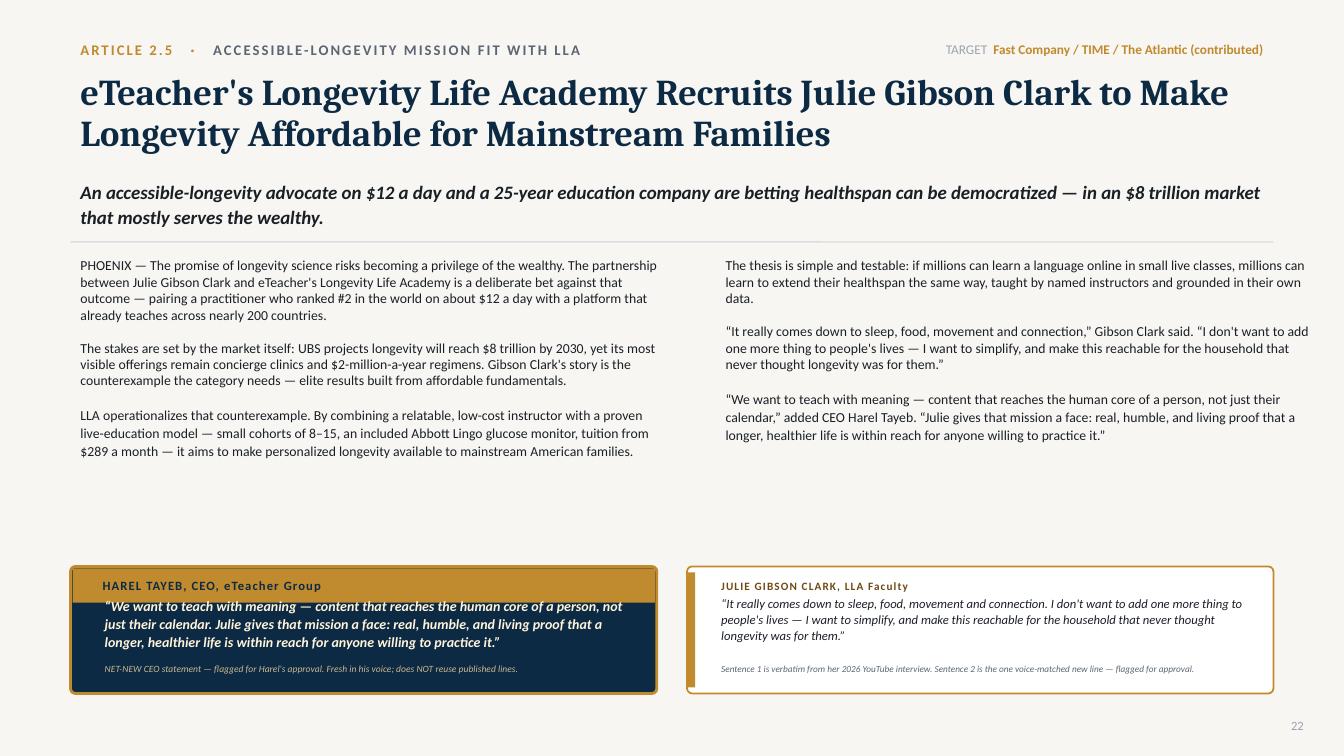
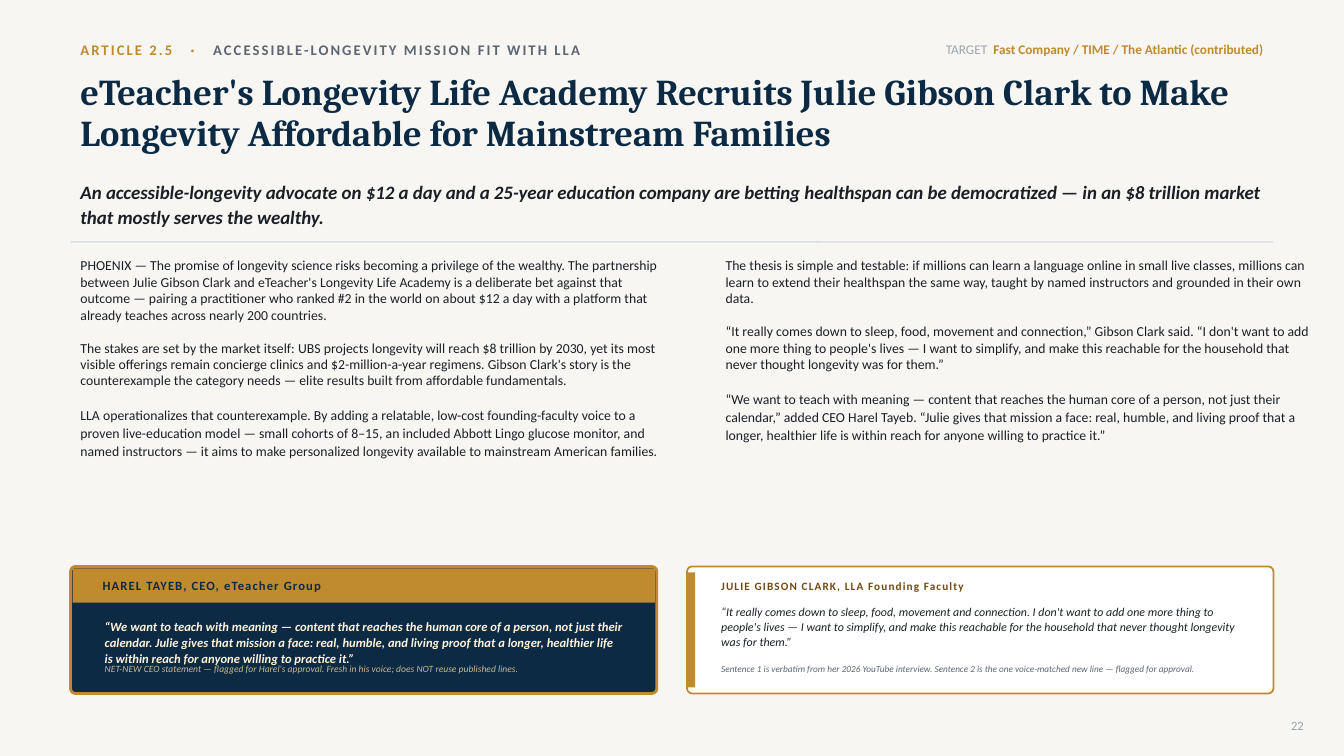
Before and after one commit to gitteromri-ux/eteacher-longevity-pr-campaign, a slide deck: slide 22 of eTeacher_Longevity_PR_Campaign.pptx. Drawn at 1344x756 pixels with LibreOffice and Linux fonts; fonts in the diff are those of the drawing. Boxes give left, top, right and bottom in pixels: in the first picture for what was removed or moved away, otherwise in the second. Text is boxed around its words. In the diff, an @@ line names an element or a change of style, - is before the commit and + after.

Commit message:
Julie = founding faculty teaching masterclasses (not the Blueprint); simplify openings

```diff
--- a/eTeacher_Longevity_PR_Campaign.pptx
+++ b/eTeacher_Longevity_PR_Campaign.pptx
@@ text at [80, 260, 658, 459]: text changed @@
-PHOENIX — The promise of longevity science risks becoming a privilege of the wealthy. The partnership between Julie Gibson Clark and eTeacher's Longevity Life Academy is a deliberate bet against that outcome — pairing a practitioner who ranked #2 in the world on about $12 a day with a platform that already teaches across nearly 200 countries.
-The stakes are set by the market itself: UBS projects longevity will reach $8 trillion by 2030, yet its most visible offerings remain concierge clinics and $2-million-a-year regimens. Gibson Clark's story is the counterexample the category needs — elite results built from affordable fundamentals.
-LLA operationalizes that counterexample. By combining a relatable, low-cost instructor with a proven live-education model — small cohorts of 8–15, an included Abbott Lingo glucose monitor, tuition from $289 a month — it aims to make personalized longevity available to mainstream American families.
+PHOENIX — The promise of longevity science risks becoming a privilege of the wealthy. The partnership between Julie Gibson Clark and eTeacher's Longevity Life Academy is a deliberate bet against that outcome — pairing a practitioner who ranked #2 in the world on about $12 a day with a platform that already teaches across nearly 200 countries.
+The stakes are set by the market itself: UBS projects longevity will reach $8 trillion by 2030, yet its most visible offerings remain concierge clinics and $2-million-a-year regimens. Gibson Clark's story is the counterexample the category needs — elite results built from affordable fundamentals.
+LLA operationalizes that counterexample. By adding a relatable, low-cost founding-faculty voice to a proven live-education model — small cohorts of 8–15, an included Abbott Lingo glucose monitor, and named instructors — it aims to make personalized longevity available to mainstream American families.
@@ text "“It really comes down to ..." at [721, 607, 1235, 648]: size 9 to 8.5 pt; line spacing 1.06 to 1.05; vertical alignment middle to top @@
@@ text at [712, 575, 1254, 597]: text changed @@
-JULIE GIBSON CLARK, LLA Faculty
+JULIE GIBSON CLARK, LLA Founding Faculty
@@ text "“We want to teach with ..." at [105, 622, 623, 666]: size 10 to 9 pt; line spacing 1.08 to 1.05; vertical alignment middle to top @@
```
Also in this commit, not shown: 22 other slides changed, 1 other file.
